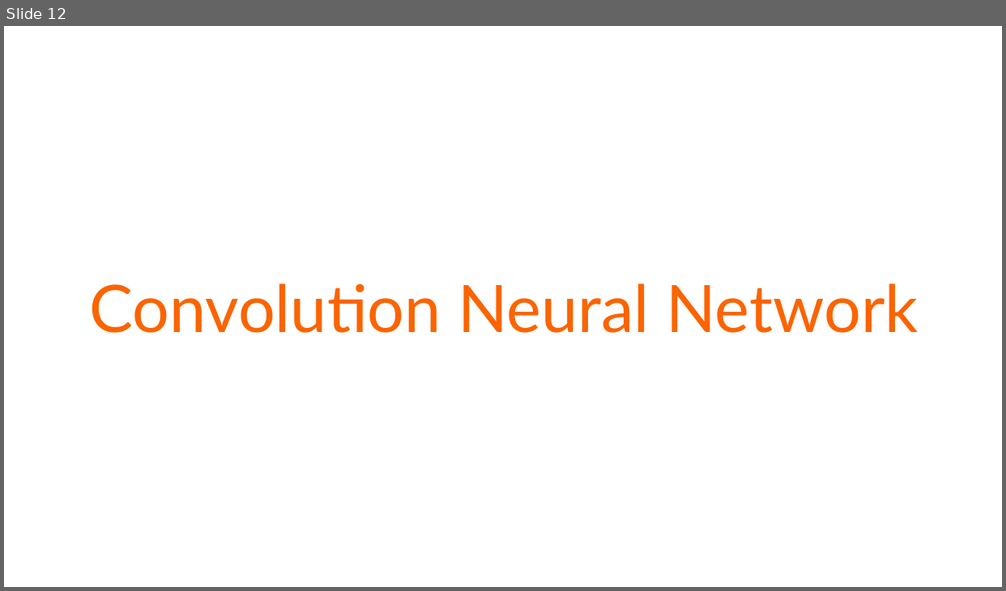
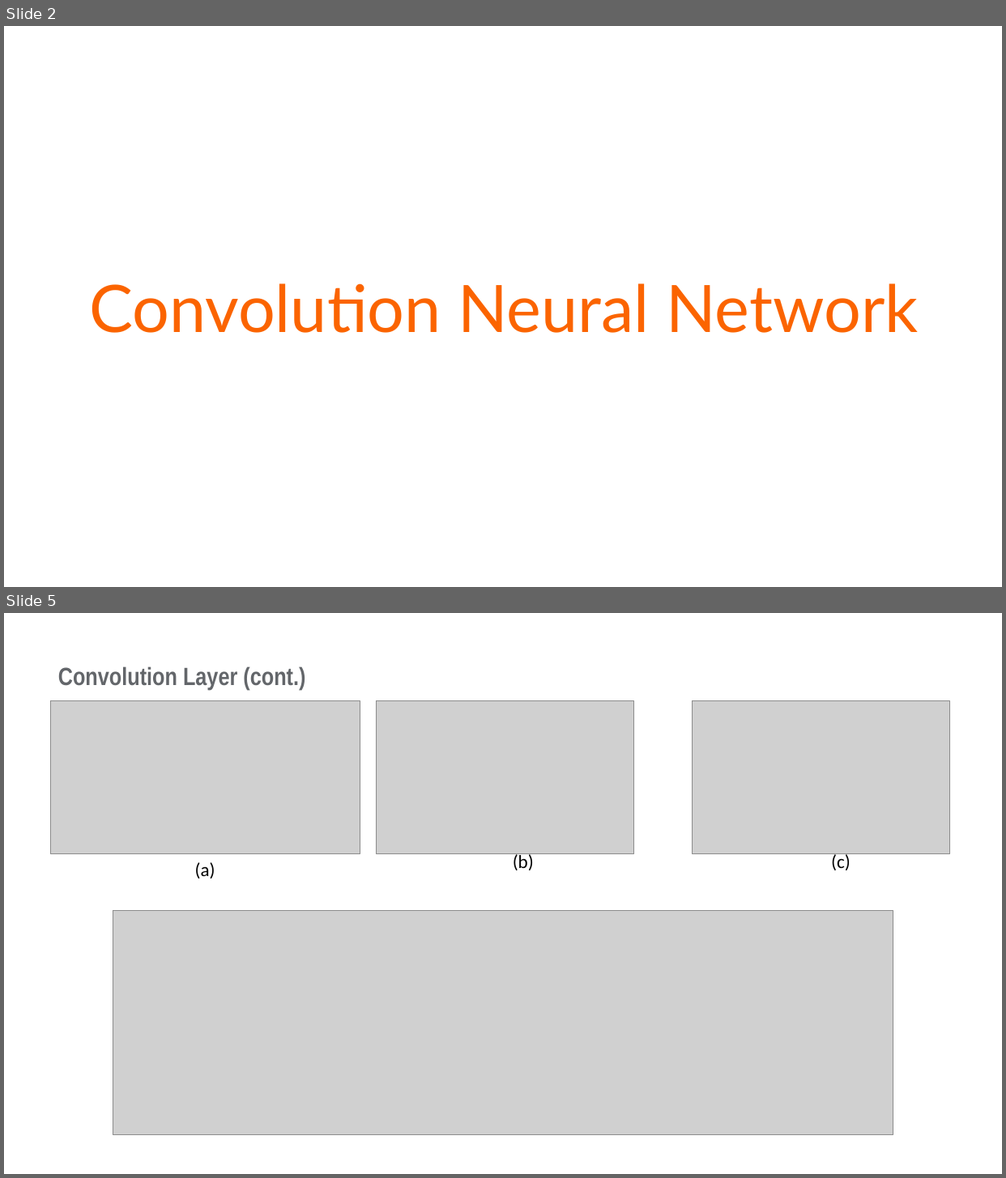
Before and after one commit to vohuynhquangnguyen/portfolio.codes-and-bytes, a slide deck: drafts/memristors/memristor.pptx. Shown one above the other, each under a label of ours: slide 12 before the commit, slides 2 and 5 after it; the slides between them are not shown. The pictures are 1006x591 and 1006x1178 pixels, drawn with LibreOffice and Linux fonts; fonts in the diff are those of the drawing; grey boxes stand for pictures; background and template pictures are left out. Boxes give left, top, right and bottom in pixels: in the first picture for what was removed or moved away, otherwise in the second. Text is boxed around its words. In the diff, an @@ line names an element or a change of style, - is before the commit and + after.

```diff
--- a/drafts/memristors/memristor.pptx
+++ b/drafts/memristors/memristor.pptx
@@ slide 5 added at box(4, 613, 1002, 1174), background #FFFFFF @@
@@ text added at box(58, 666, 305, 690), 24 pt, text #63666A, bold @@
+Convolution Layer (cont.)
@@ picture added at box(51, 700, 360, 854) @@
@@ picture added at box(377, 700, 634, 854) @@
@@ picture added at box(692, 700, 949, 854) @@
@@ text added at box(513, 853, 534, 871), 18 pt, text #000000 @@
+(b)
@@ text added at box(831, 853, 850, 871), 18 pt, text #000000 @@
+(c)
@@ text added at box(195, 862, 215, 879), 18 pt, text #000000 @@
+(a)
@@ picture added at box(113, 911, 893, 1135) @@
@@ what was slide 12 is now slide 2 @@
```
Also in this commit, not shown: 7 slides changed, 7 other slides added, 1 slide removed, 1 other file.
